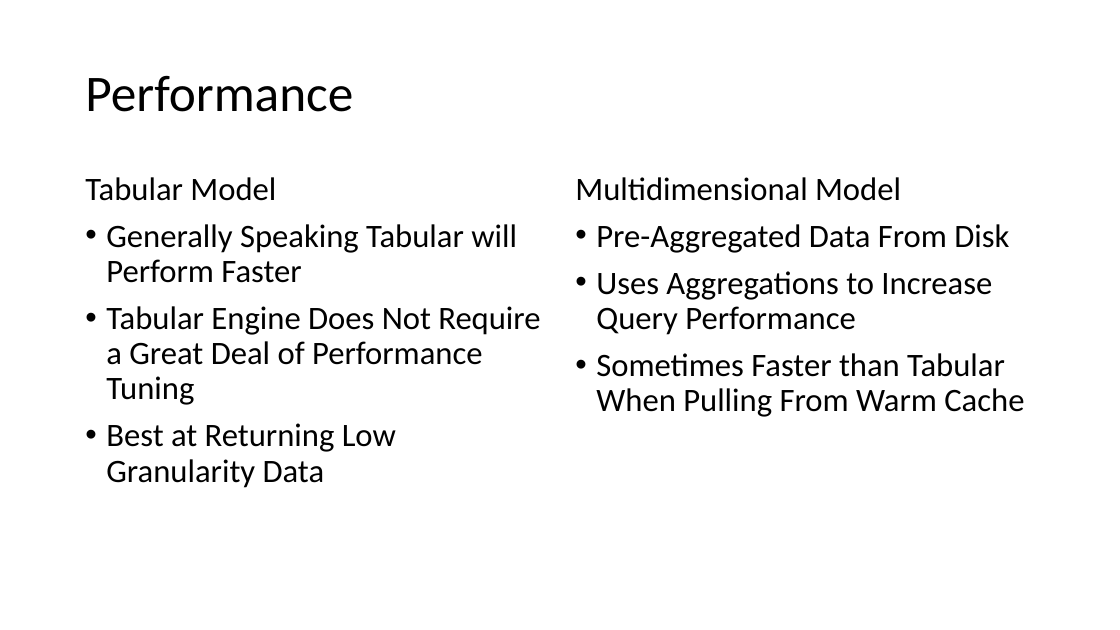
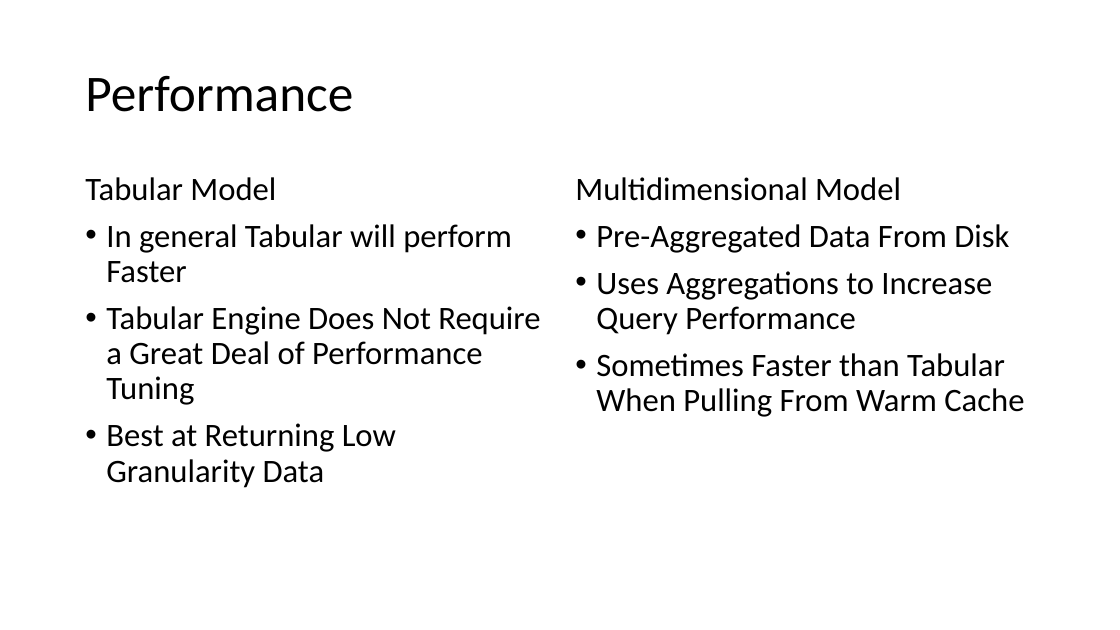
Before and after one commit to LukasSteindl/tabularmodelforfinance, a slide deck: slide 7 of Slides.pptx. Drawn at 1120x630 pixels with LibreOffice and Linux fonts; fonts in the diff are those of the drawing. Boxes give left, top, right and bottom in pixels: in the first picture for what was removed or moved away, otherwise in the second. Text is boxed around its words. In the diff, an @@ line names an element or a change of style, - is before the commit and + after.

```diff
--- a/Slides.pptx
+++ b/Slides.pptx
@@ text at <box>106,224,512,283</box>: text changed @@
-• Generally Speaking Tabular will Perform Faster
+• In general Tabular will perform Faster
```
Also in this commit, not shown: 1 other slide changed, 2 other files.
